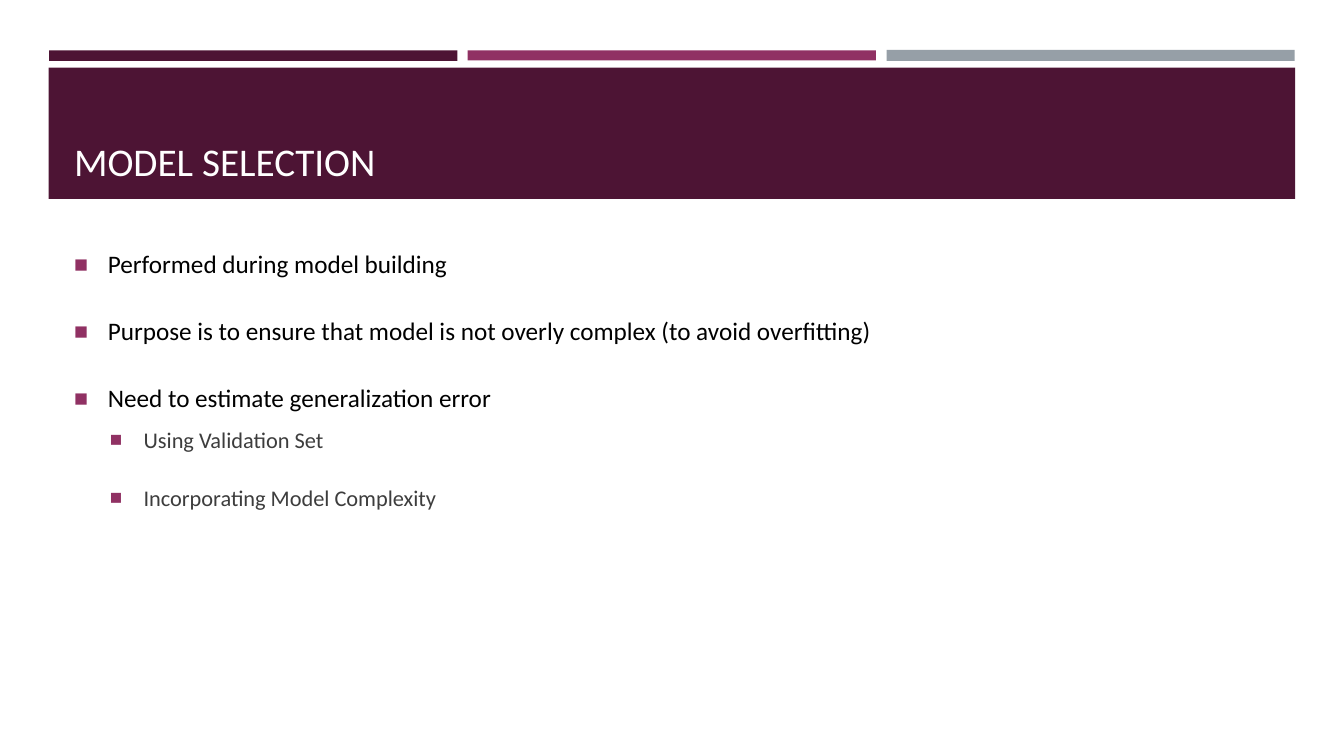
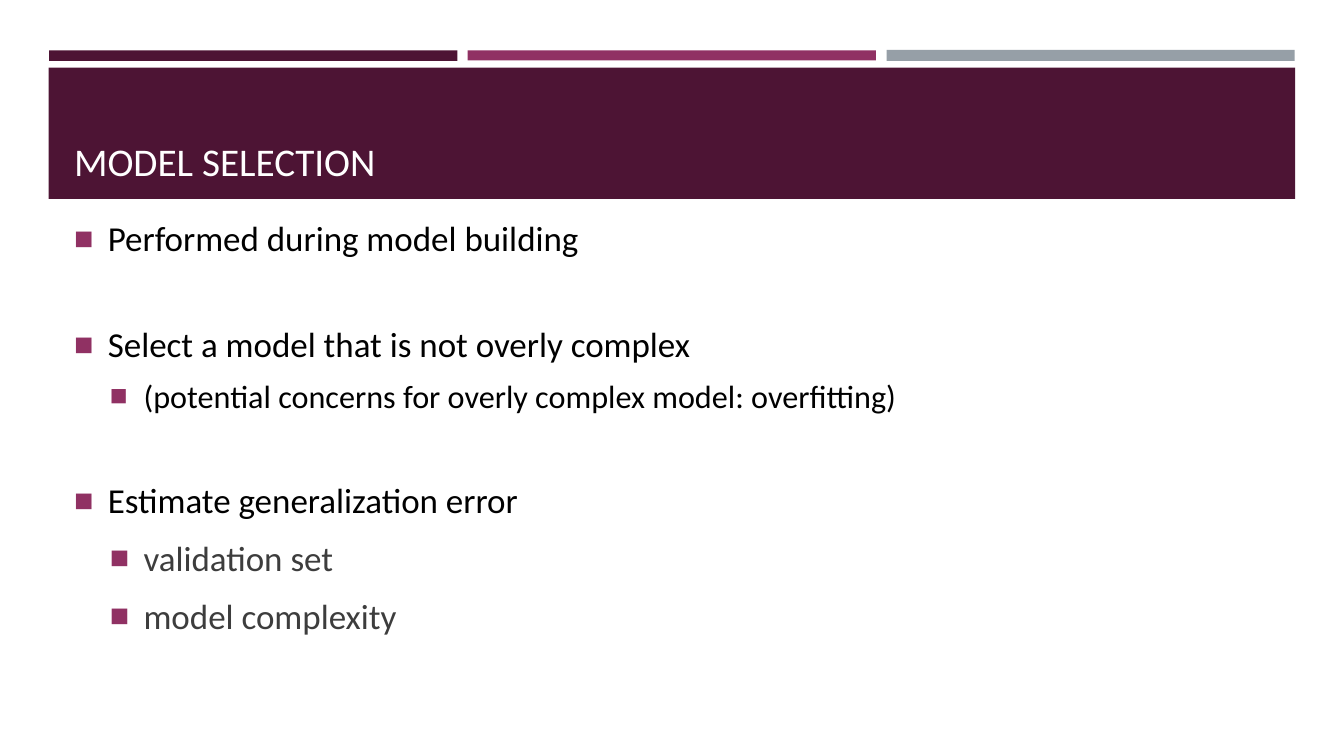
Before and after one commit to BeiyuLinCS/beiyulin.github.io, a slide deck: slide 2 of teach/fall_21/slides/ds_12.pptx. Drawn at 1344x756 pixels with LibreOffice and Linux fonts; fonts in the diff are those of the drawing. Boxes give left, top, right and bottom in pixels: in the first picture for what was removed or moved away, otherwise in the second. Text is boxed around its words. In the diff, an @@ line names an element or a change of style, - is before the commit and + after.

```diff
--- a/teach/fall_21/slides/ds_12.pptx
+++ b/teach/fall_21/slides/ds_12.pptx
@@ text "Performed during model building": place and size @@
-text "Performed during model building" at <box>108,255,870,510</box>
+text "Performed during model building" at <box>108,226,896,635</box>
@@ text at <box>108,226,579,257</box>: size 18 to 25 pt in "Performed during model building"; more space between paragraphs @@
@@ text at <box>108,332,896,635</box>: text changed; size 18 to 25 pt @@
-■ Purpose is to ensure that model is not overly complex (to avoid overfitting)
-■ Need to estimate generalization error
-  ■ Using Validation Set
-  ■ Incorporating Model Complexity
+■ Select a model that is not overly complex
+  ■ (potential concerns for overly complex model: overfitting)
+■ Estimate generalization error
+  ■ validation set
+  ■ model complexity
```
Also in this commit, not shown: 12 other slides changed, 1 slide added, 8 other files.
